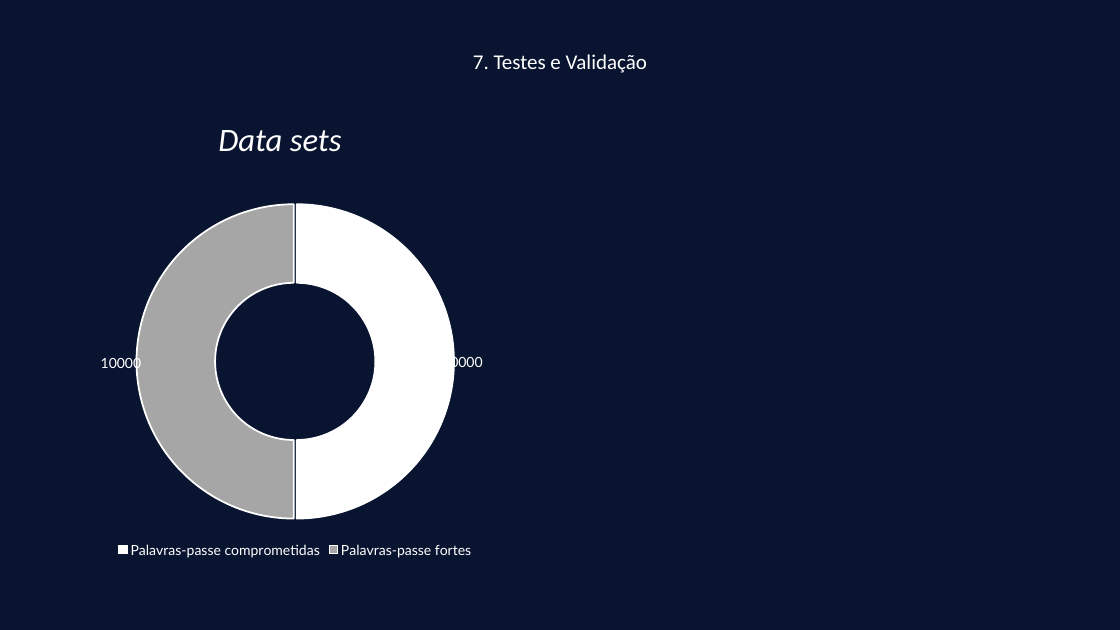
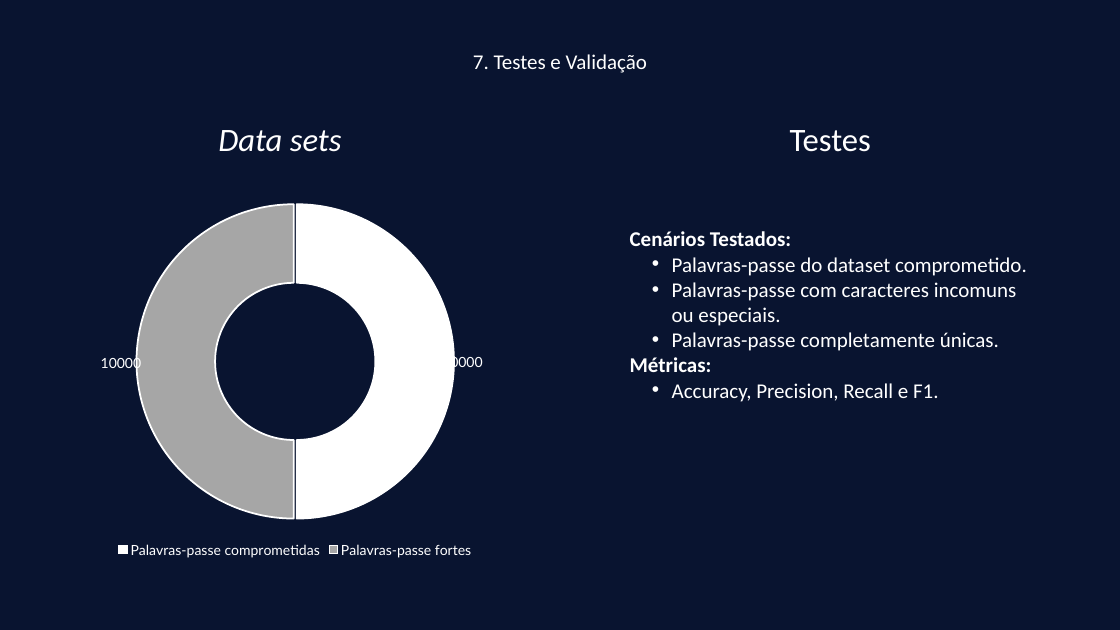
Before and after one commit to martacruzz/Project_MPEI, a slide deck: slide 8 of FinalPitch_MPEI.pptx. Drawn at 1120x630 pixels with LibreOffice and Linux fonts; fonts in the diff are those of the drawing. Boxes give left, top, right and bottom in pixels: in the first picture for what was removed or moved away, otherwise in the second. Text is boxed around its words. In the diff, an @@ line names an element or a change of style, - is before the commit and + after.

```diff
--- a/FinalPitch_MPEI.pptx
+++ b/FinalPitch_MPEI.pptx
@@ text added at <box>790,130,871,152</box>, 28 pt, text #FFFFFF @@
+Testes
@@ text added at <box>630,231,1027,402</box>, 18 pt, text #FFFFFF @@
+Cenários Testados:
+  • Palavras-passe do dataset comprometido.
+  • Palavras-passe com caracteres incomuns ou especiais.
+  • Palavras-passe completamente únicas.
+Métricas:
+  • Accuracy, Precision, Recall e F1.
```
Also in this commit, not shown: 3 other slides changed, 1 slide added, 3 other files.
